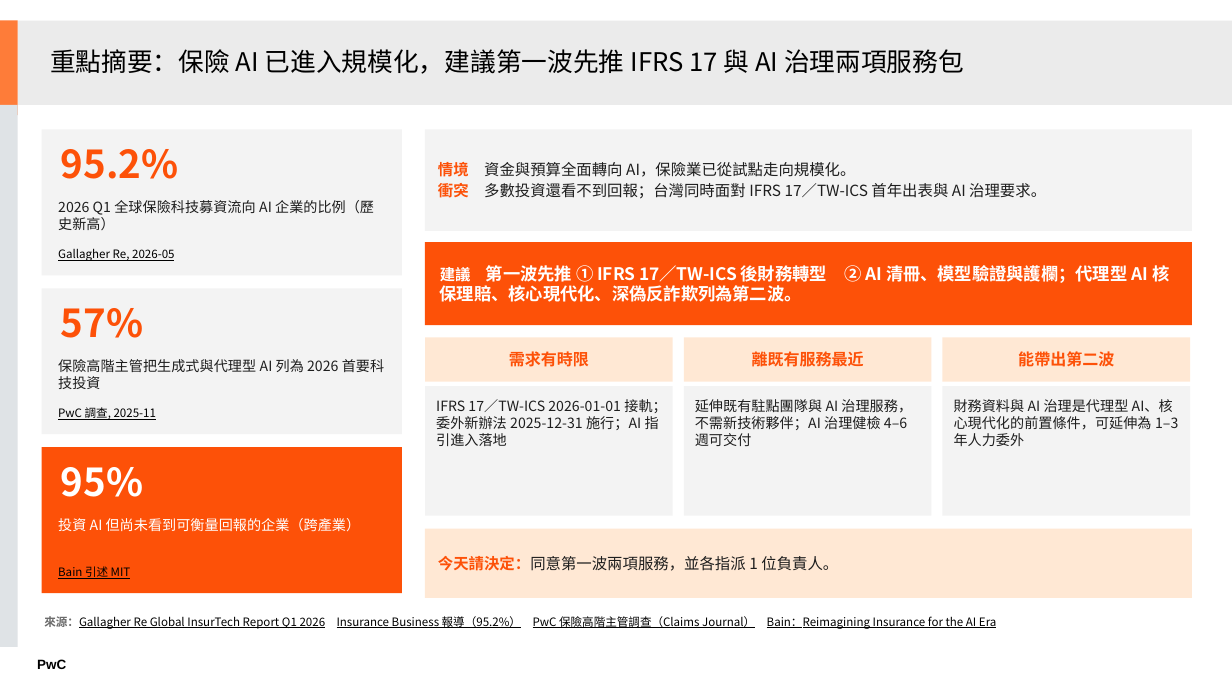
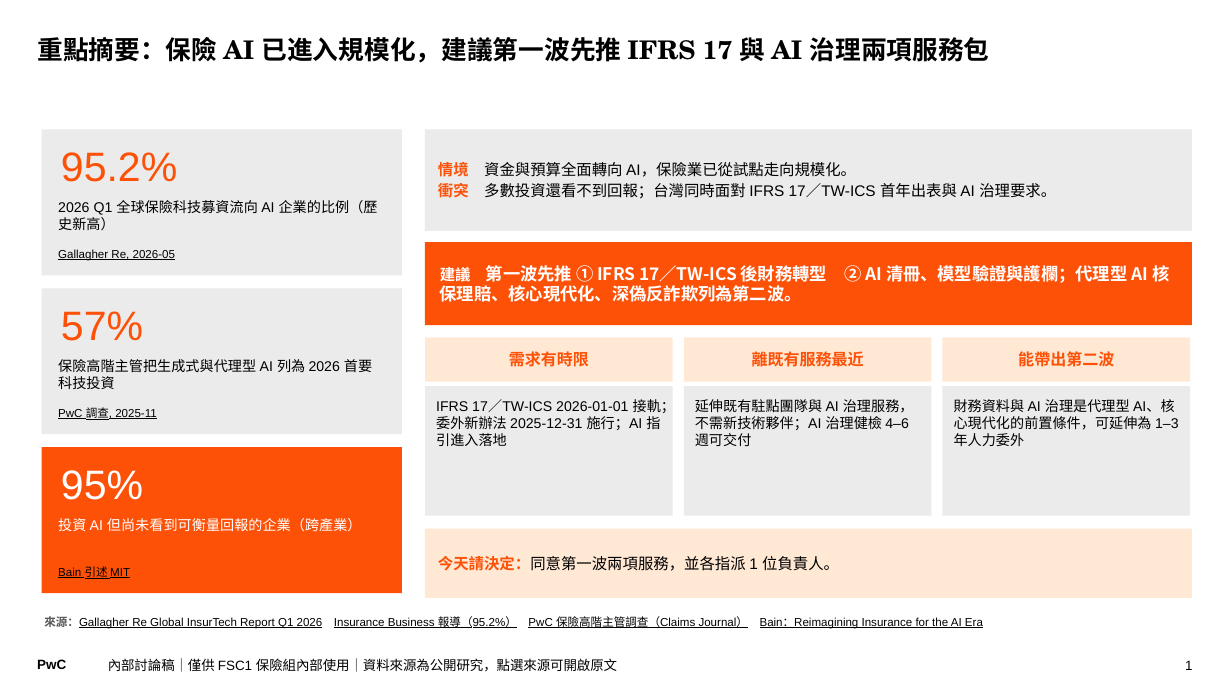
Before and after one commit to Robshao/PwC_FSC1, a slide deck: slide 1 of research/insurtech-2026/保險科技服務優先順序_主管精簡版.pptx. Drawn at 1232x693 pixels with LibreOffice and Linux fonts; fonts in the diff are those of the drawing. Boxes give left, top, right and bottom in pixels: in the first picture for what was removed or moved away, otherwise in the second. Text is boxed around its words. In the diff, an @@ line names an element or a change of style, - is before the commit and + after.

```diff
--- a/research/insurtech-2026/保險科技服務優先順序_主管精簡版.pptx
+++ b/research/insurtech-2026/保險科技服務優先順序_主管精簡版.pptx
@@ rectangle removed at (0,20,18,115) @@
@@ rectangle removed at (18,20,1232,104) @@
@@ title "重點摘要：保險 AI 已進入規模化，建議第一波先推 IFRS 17 ...": place and size @@
-title "重點摘要：保險 AI 已進入規模化，建議第一波先推 IFRS 17 ..." at (50,49,964,74)
+title "重點摘要：保險 AI 已進入規模化，建議第一波先推 IFRS 17 ..." at (37,37,990,63)
@@ title "重點摘要：保險 AI 已進入規模化，建議第一波先推 IFRS 17 ..." at (37,37,990,63): font Noto Sans CJK TC to TeX Gyre Schola, bold on; line spacing 0.85 to 0.9; vertical alignment middle to top @@
@@ rectangle removed at (0,105,18,648) @@
@@ rectangle at (42,129,402,275): fill #F3F3F3 to #EBEBEB @@
@@ text "2026 Q1 全球保險科技募資流向 AI 企業的比例（歷史新高）" at (58,200,378,230): font Noto Sans CJK TC to Arial, text colour #1E1E1E to #000000 @@
@@ rectangle at (42,288,402,434): fill #F3F3F3 to #EBEBEB @@
@@ text "保險高階主管把生成式與代理型 AI 列為 2026 首要科技投資" at (58,359,372,389): font Noto Sans CJK TC to Arial, text colour #1E1E1E to #000000 @@
@@ font Noto Sans CJK TC to Arial, text colour #1E1E1E to #000000; fill #F3F3F3 to #EBEBEB in 4 elements at (425,129,1192,231), (425,386,673,516), (684,386,932,516), (943,386,1190,516) @@
@@ size 30 to 32 pt, font Noto Sans CJK TC to Arial, bold off in 3 elements at (61,152,177,182), (61,311,143,341), (61,470,143,500) @@
@@ rectangle "今天請決定：同意第一波兩項服務，並各指派 1 位負責人。" at (425,529,1192,598): font Noto Sans CJK TC to Arial; text colour #1E1E1E to #000000 in "今天請決定：同意第一波兩項服務，並各指派 1 位負責人。" @@
@@ font Noto Sans CJK TC to Arial in 4 elements at (58,249,175,261), (58,405,157,421), (58,518,362,532), (58,566,130,579) @@
@@ text "來源：Gallagher Re Global InsurTech Report ..." at (44,616,983,629): font Noto Sans CJK TC to Arial; text colour #6B6B6B to #595959 in "來源：Gallagher" @@
@@ text added at (108,658,617,672), 10.5 pt, text #000000 @@
+內部討論稿｜僅供 FSC1 保險組內部使用｜資料來源為公開研究，點選來源可開啟原文
@@ page number added at (1185,660,1192,670), 10.5 pt, text #000000 @@
+1
```
Also in this commit, not shown: 2 other slides changed, 9 other files.
